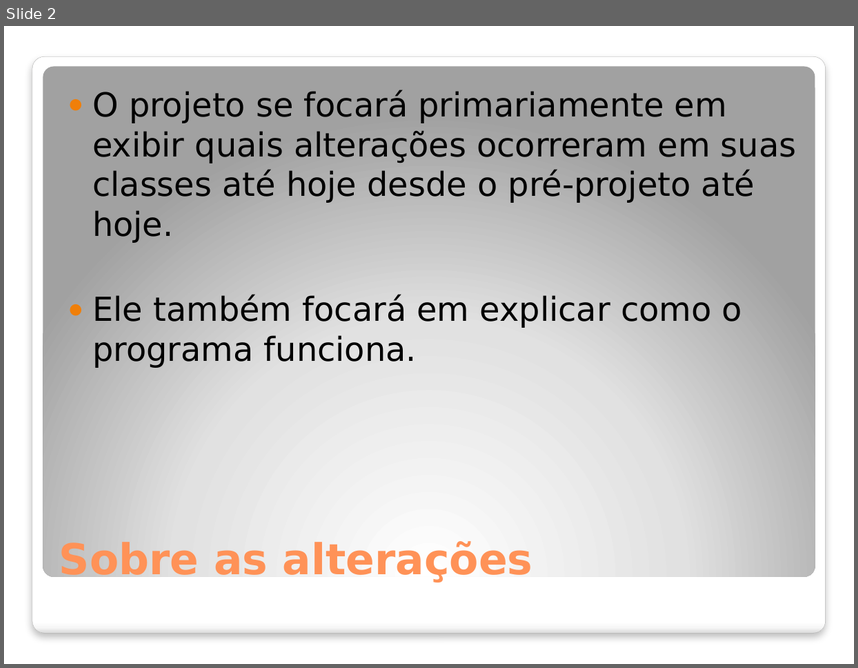
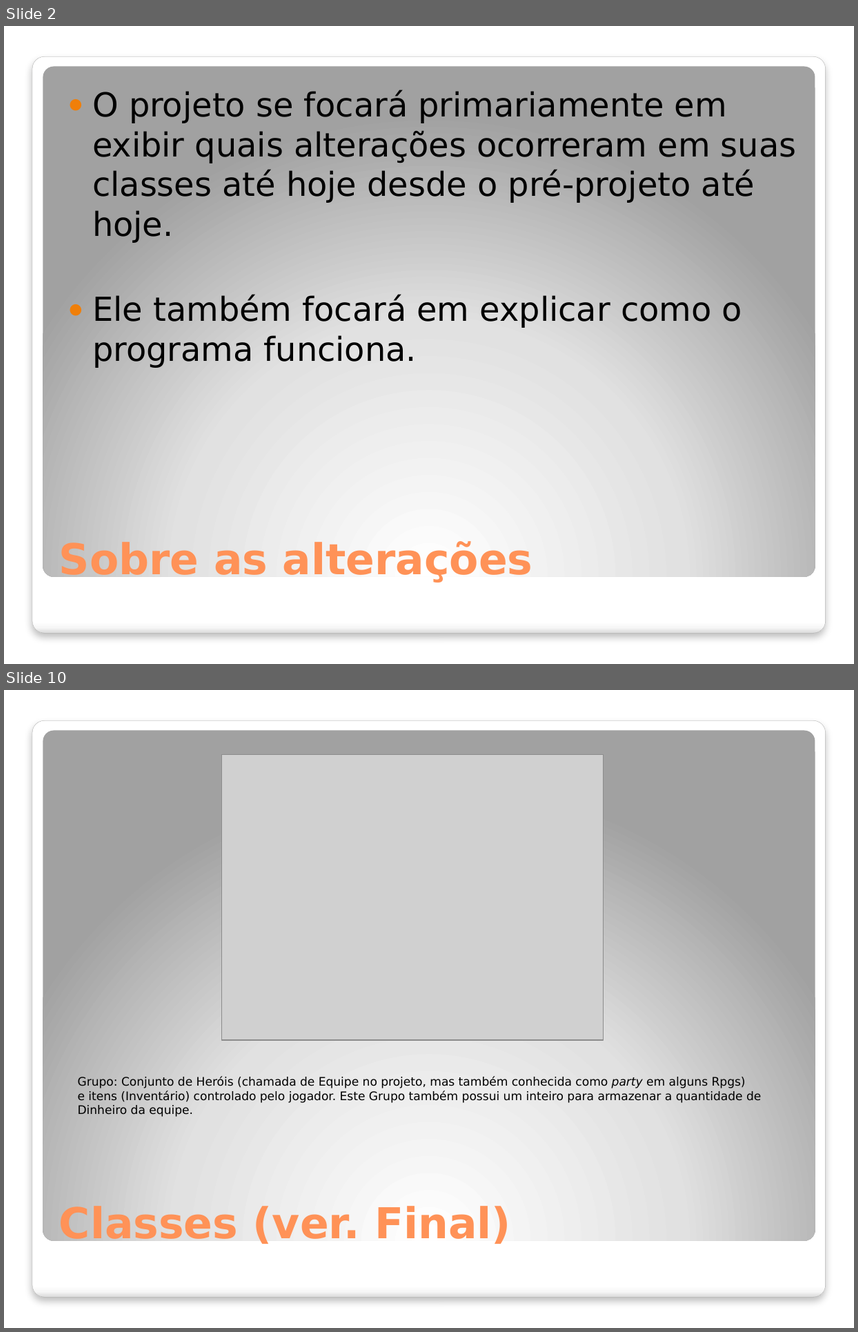
Before and after one commit to Sairaf/ToF2, a slide deck: Apresentação slide/Prog II projeto final.pptx. Shown one above the other, each under a label of ours: slide 2 before the commit, slides 2 and 10 after it; the slides between them are not shown. The pictures are 858x668 and 858x1332 pixels, drawn with LibreOffice and Linux fonts; fonts in the diff are those of the drawing; grey boxes stand for pictures; background and template pictures are left out. Boxes give left, top, right and bottom in pixels: in the first picture for what was removed or moved away, otherwise in the second. Text is boxed around its words. In the diff, an @@ line names an element or a change of style, - is before the commit and + after.

```diff
--- a/Apresentação slide/Prog II projeto final.pptx
+++ b/Apresentação slide/Prog II projeto final.pptx
@@ slide 10 added at (4, 690, 854, 1328), background picture (left out); not listed: 2 template elements that a slide beside it also shows @@
@@ picture added at (221, 755, 604, 1041) @@
@@ text added at (78, 1076, 761, 1116), 10 pt, text #000000 @@
+Grupo: Conjunto de Heróis (chamada de Equipe no projeto, mas também conhecida como party em alguns Rpgs)
+e itens (Inventário) controlado pelo jogador. Este Grupo também possui um inteiro para armazenar a quantidade de
+Dinheiro da equipe.
@@ title added at (59, 1204, 511, 1248), 36 pt, text #FF9258, bold @@
+Classes (ver. Final)
```
Also in this commit, not shown: 2 slides changed, 6 other slides added, 5 slides removed, 14 other files.
